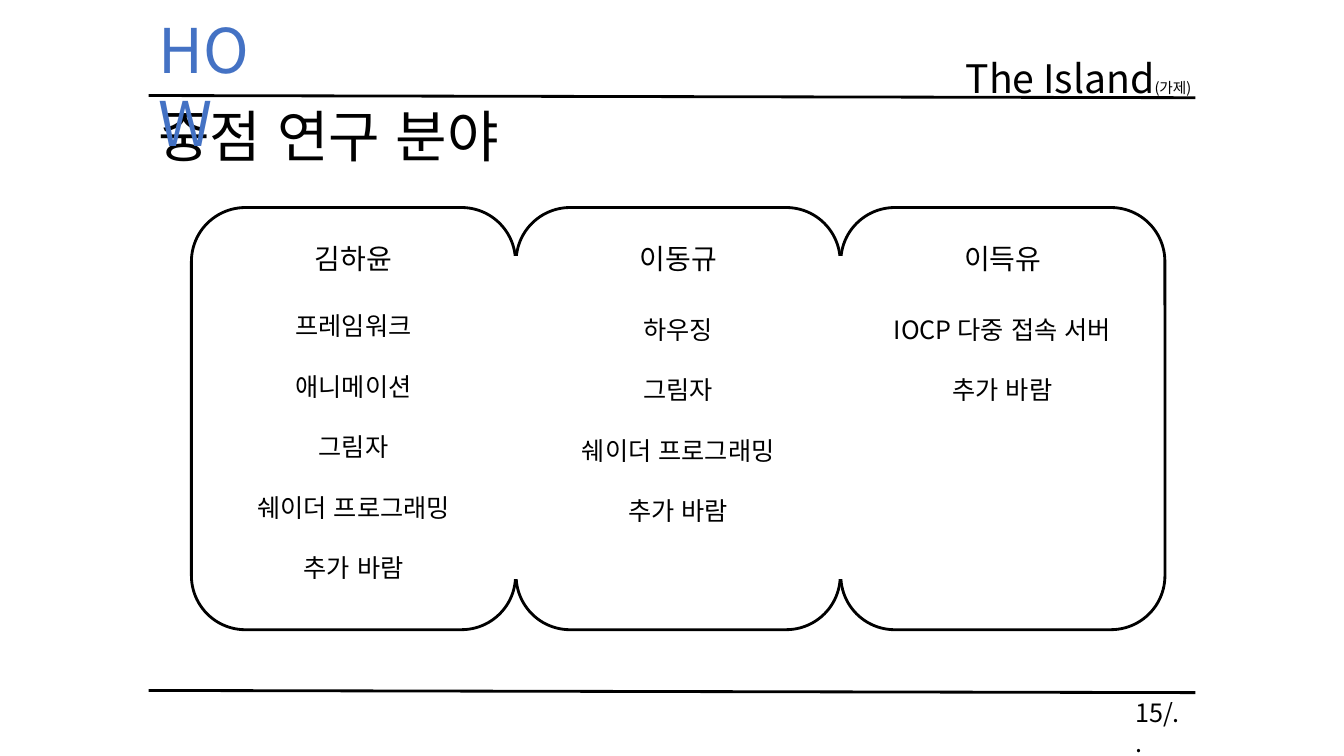
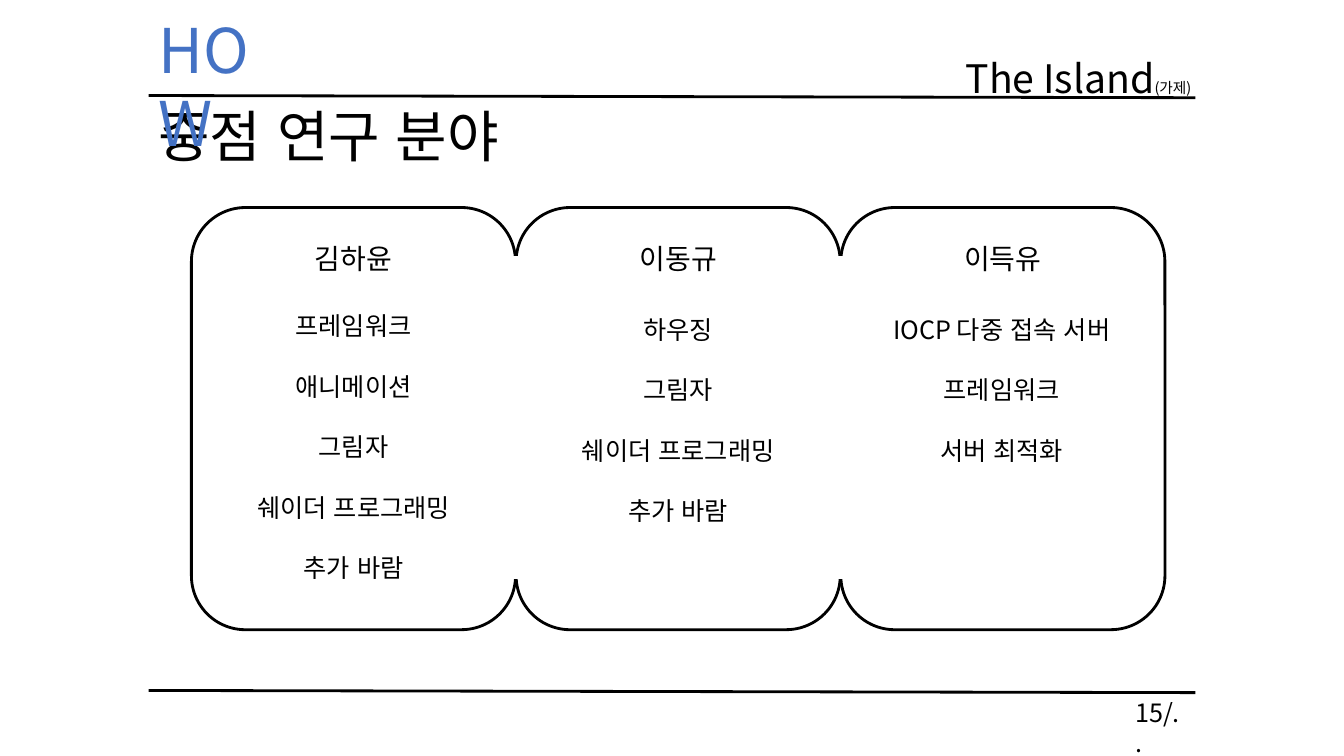
Before and after one commit to KimHaYoon/SickPerson, a slide deck: slide 15 of 문서/졸업작품 게임 기획서 초안.pptx. Drawn at 1344x756 pixels with LibreOffice and Linux fonts; fonts in the diff are those of the drawing. Boxes give left, top, right and bottom in pixels: in the first picture for what was removed or moved away, otherwise in the second. Text is boxed around its words. In the diff, an @@ line names an element or a change of style, - is before the commit and + after.

```diff
--- a/문서/졸업작품 게임 기획서 초안.pptx
+++ b/문서/졸업작품 게임 기획서 초안.pptx
@@ rounded rectangle at [841,208,1166,630]: proportions changed @@
@@ text at [940,378,1064,462]: text changed @@
-추가 바람
+프레임워크
+서버 최적화
```
Also in this commit, not shown: 2 other slides changed, 11 other files.
